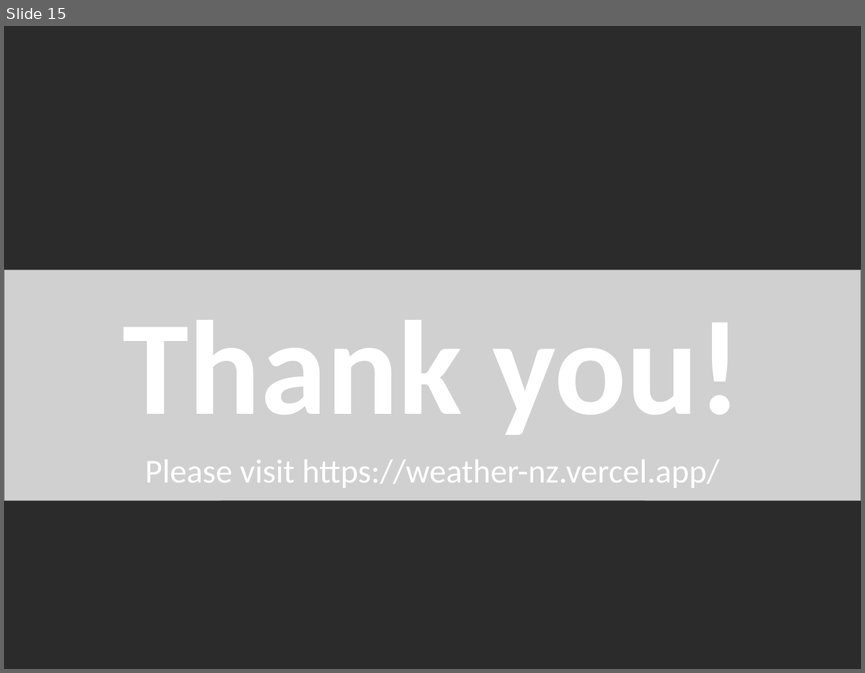
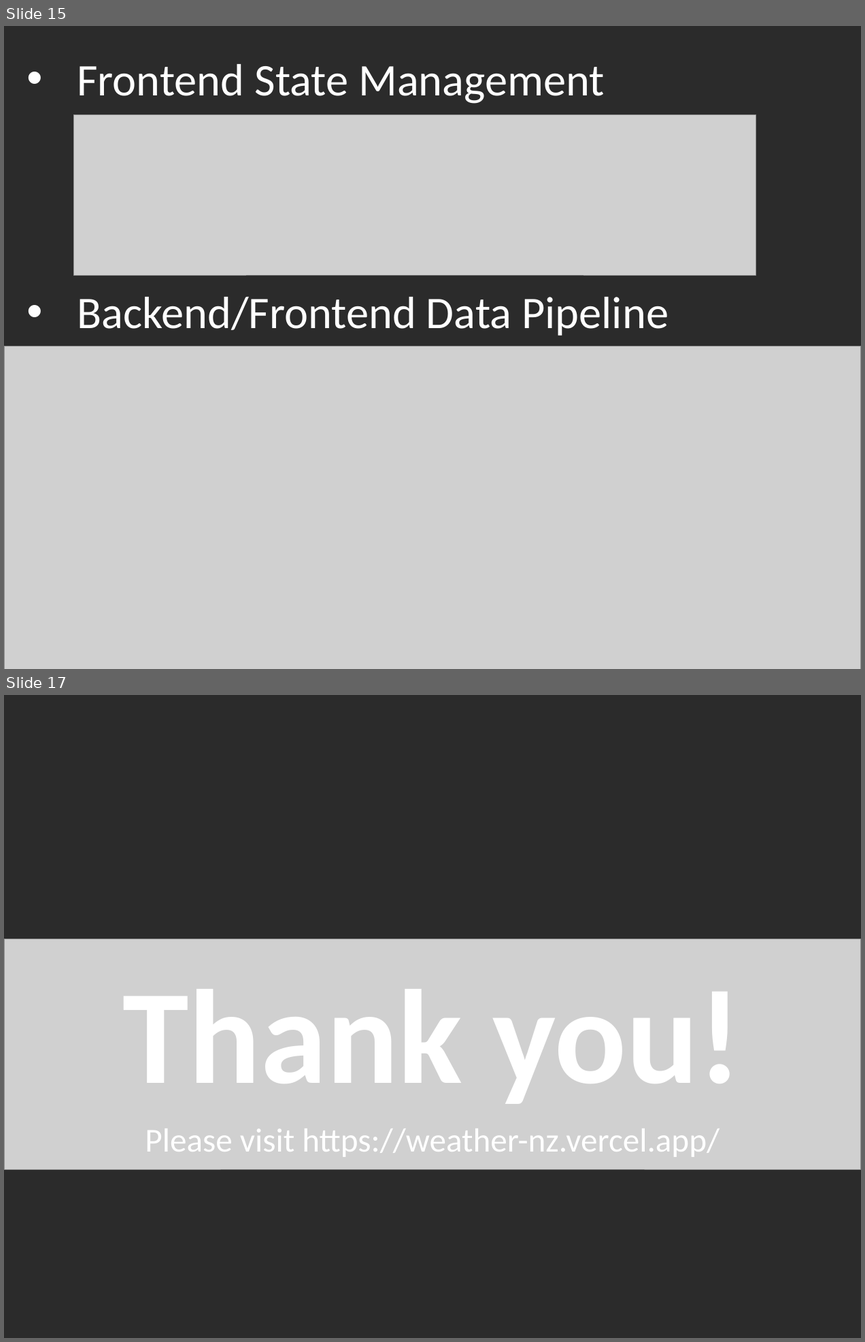
Before and after one commit to azurewood/capstone, a slide deck: document/Capstone Project.pptx. Shown one above the other, each under a label of ours: slide 15 before the commit, slides 15 and 17 after it; the slides between them are not shown. The pictures are 865x673 and 865x1342 pixels, drawn with LibreOffice and Linux fonts; fonts in the diff are those of the drawing; grey boxes stand for pictures; background and template pictures are left out; a plain dark background stands for a picture behind light text. Boxes give left, top, right and bottom in pixels: in the first picture for what was removed or moved away, otherwise in the second. Text is boxed around its words. In the diff, an @@ line names an element or a change of style, - is before the commit and + after.

```diff
--- a/document/Capstone Project.pptx
+++ b/document/Capstone Project.pptx
@@ slide 15 added at [4,26,861,669], background picture (left out) @@
@@ text added at [77,64,668,335], 54 pt, text #FFFFFF @@
+• Frontend State Management
+• Backend/Frontend Data Pipeline
@@ picture added at [74,115,755,275] @@
@@ picture added at [4,346,861,669] @@
@@ what was slide 15 is now slide 17 @@
```
Also in this commit, not shown: 1 other slide added, 3 other files.
